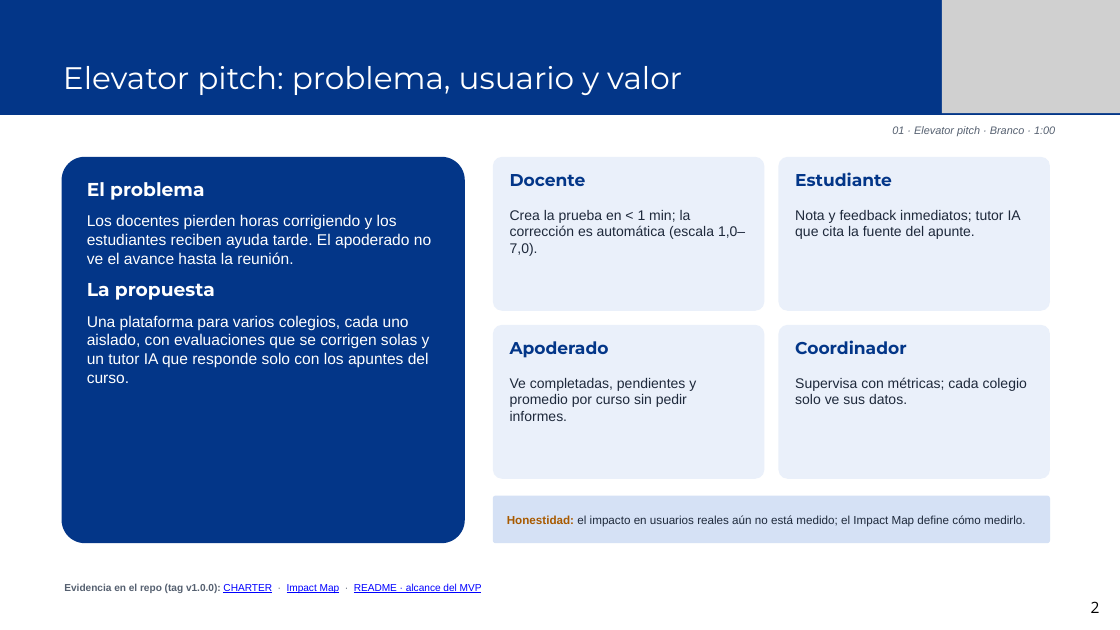
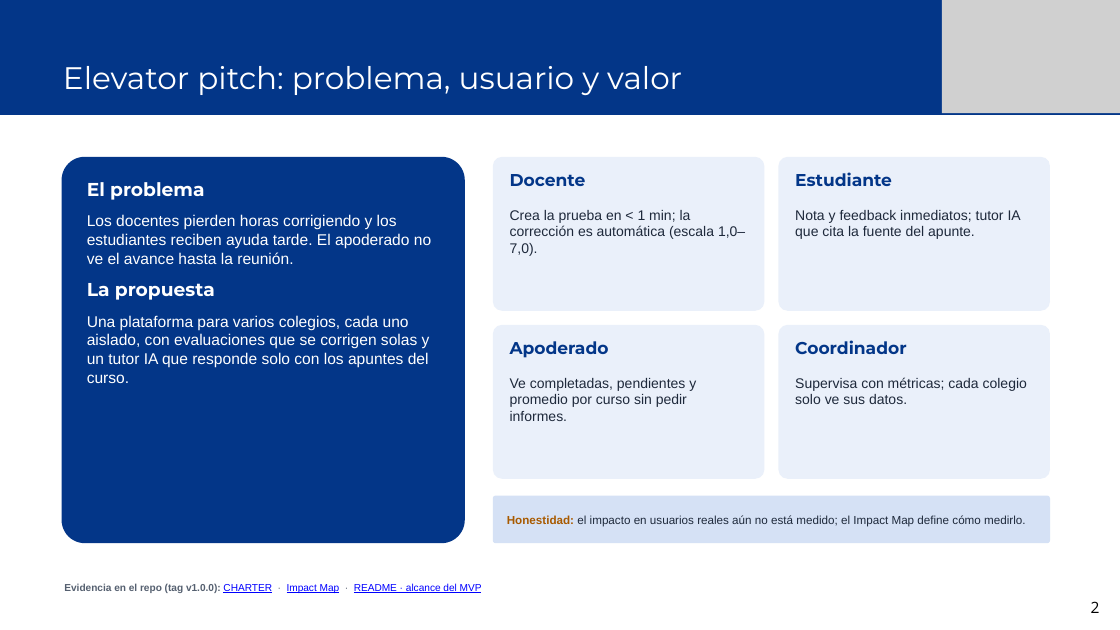
Before and after one commit to merinobranco10/equipo-aulaViva, a slide deck: slide 2 of docs/defensa/AulaViva_S18_Defensa_Deck.pptx. Drawn at 1120x630 pixels with LibreOffice and Linux fonts; fonts in the diff are those of the drawing; grey boxes stand for pictures. Boxes give left, top, right and bottom in pixels: in the first picture for what was removed or moved away, otherwise in the second. Text is boxed around its words. In the diff, an @@ line names an element or a change of style, - is before the commit and + after.

```diff
--- a/docs/defensa/AulaViva_S18_Defensa_Deck.pptx
+++ b/docs/defensa/AulaViva_S18_Defensa_Deck.pptx
@@ text removed at [892,126,1055,136] @@
-01 · Elevator pitch · Branco · 1:00
```
Also in this commit, not shown: 13 other slides changed, 2 other files.
